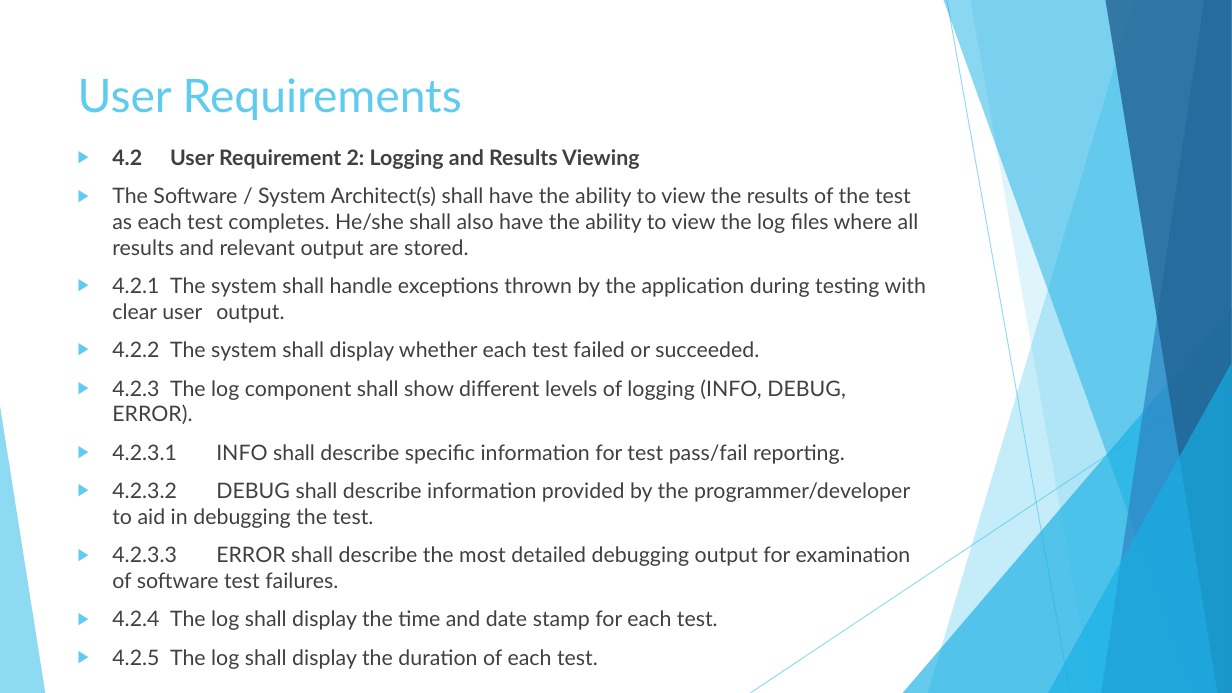
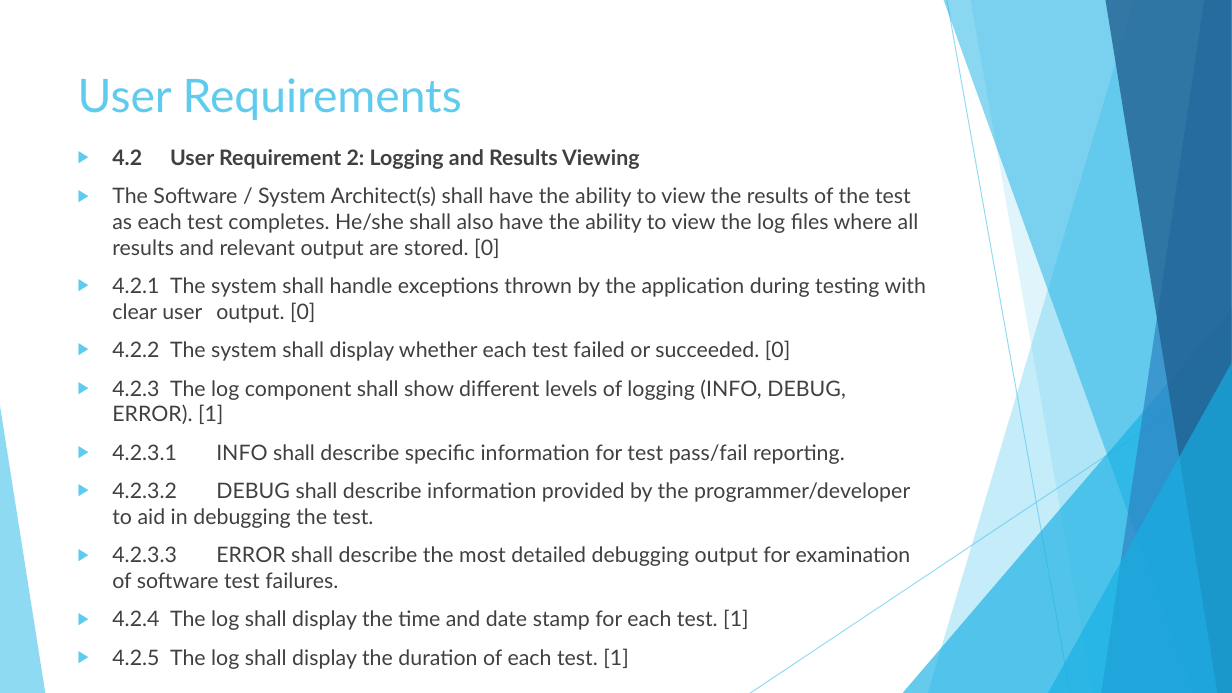
Before and after one commit to KodeFu/cse682, a slide deck: slide 26 of Test Framework Midterm Presentation 001.pptx (slide 25 before the commit). Drawn at 1232x693 pixels with LibreOffice and Linux fonts; fonts in the diff are those of the drawing. Boxes give left, top, right and bottom in pixels: in the first picture for what was removed or moved away, otherwise in the second. Text is boxed around its words. In the diff, an @@ line names an element or a change of style, - is before the commit and + after.

Commit message:
Updates to backup slides to include priorities and changed system usability from should to shall in Master Requirements Doc

```diff
--- a/Test Framework Midterm Presentation 001.pptx
+++ b/Test Framework Midterm Presentation 001.pptx
@@ text at box(112, 186, 926, 424): text changed @@
-▶ The Software / System Architect(s) shall have the ability to view the results of the test as each test completes. He/she shall also have the ability to view the log files where all results and relevant output are stored.
-▶ 4.2.1 The system shall handle exceptions thrown by the application during testing with clear user output.
-▶ 4.2.2 The system shall display whether each test failed or succeeded.
-▶ 4.2.3 The log component shall show different levels of logging (INFO, DEBUG, ERROR).
+▶ The Software / System Architect(s) shall have the ability to view the results of the test as each test completes. He/she shall also have the ability to view the log files where all results and relevant output are stored. [0]
+▶ 4.2.1 The system shall handle exceptions thrown by the application during testing with clear user output. [0]
+▶ 4.2.2 The system shall display whether each test failed or succeeded. [0]
+▶ 4.2.3 The log component shall show different levels of logging (INFO, DEBUG, ERROR). [1]
@@ text at box(112, 609, 748, 669): text changed @@
-▶ 4.2.4 The log shall display the time and date stamp for each test.
-▶ 4.2.5 The log shall display the duration of each test.
+▶ 4.2.4 The log shall display the time and date stamp for each test. [1]
+▶ 4.2.5 The log shall display the duration of each test. [1]
```
Also in this commit, not shown: 5 other slides changed, 1 slide added, 1 other file.
